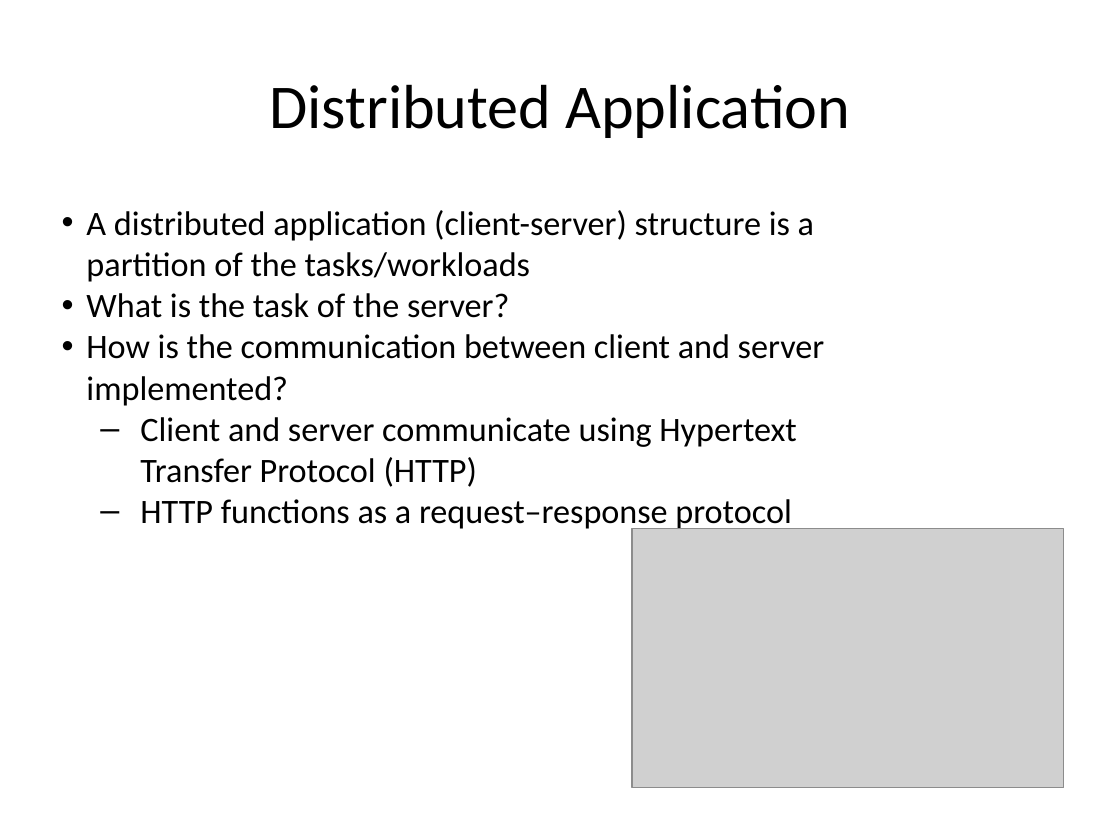
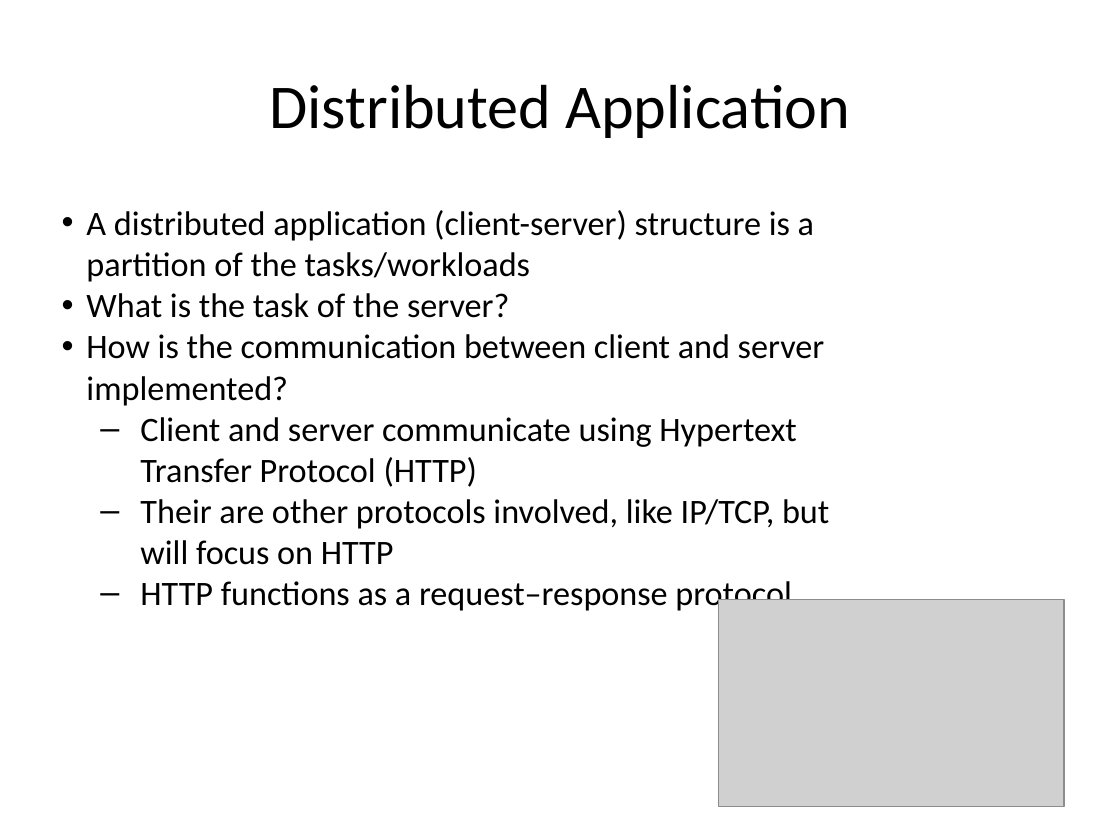
Before and after one commit to hogeschool/Development--Web, a slide deck: slide 4 of Lesson3/lesson3.pptx. Drawn at 1120x840 pixels with LibreOffice and Linux fonts; fonts in the diff are those of the drawing; grey boxes stand for pictures. Boxes give left, top, right and bottom in pixels: in the first picture for what was removed or moved away, otherwise in the second. Text is boxed around its words. In the diff, an @@ line names an element or a change of style, - is before the commit and + after.

```diff
--- a/Lesson3/lesson3.pptx
+++ b/Lesson3/lesson3.pptx
@@ text at [140,499,829,565]: paragraph added @@
+  – Their are other protocols involved, like IP/TCP, but will focus on HTTP
@@ picture: place and size @@
-picture at [632,529,1064,787]
+picture at [719,599,1064,806]
```
Also in this commit, not shown: 5 other slides changed, 5 slides added, 1 other file.
